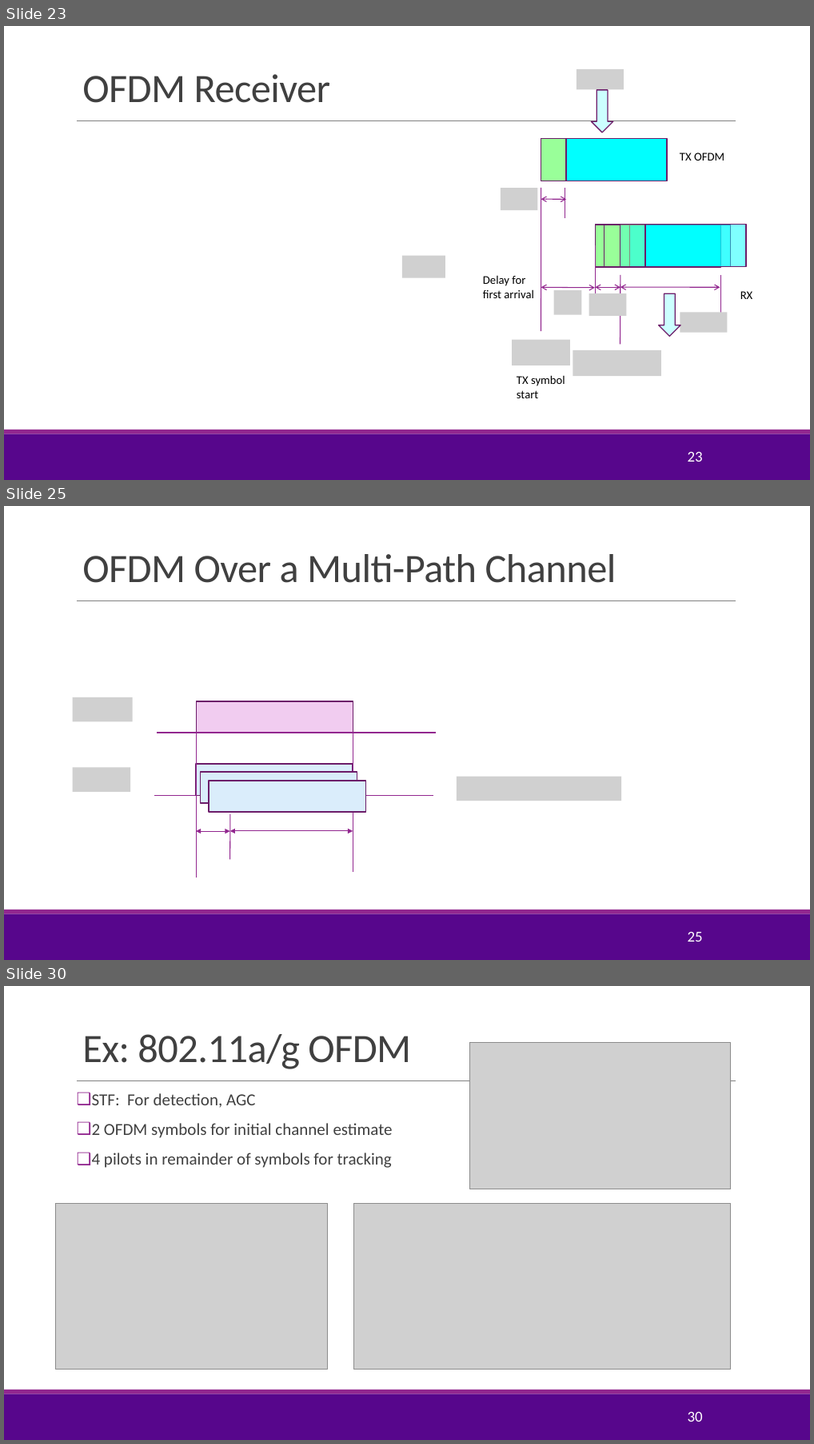
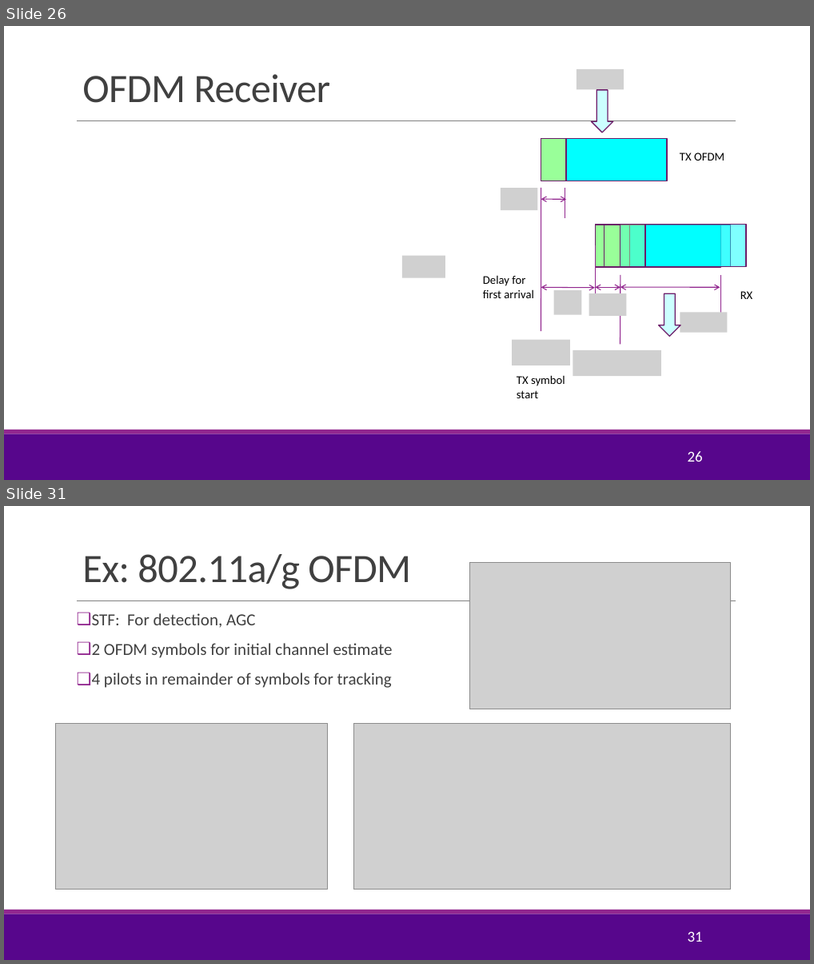
Before and after one commit to sdrangan/digitalcomm, a slide deck: Lectures/Unit08_Equalization.pptx. Shown one above the other, each under a label of ours: slides 23, 25 and 30 before the commit, slides 26 and 31 after it; the slides between them are not shown. The pictures are 814x1444 and 814x964 pixels, drawn with LibreOffice and Linux fonts; fonts in the diff are those of the drawing; grey boxes stand for pictures; background and template pictures are left out. Boxes give left, top, right and bottom in pixels: in the first picture for what was removed or moved away, otherwise in the second. Text is boxed around its words. In the diff, an @@ line names an element or a change of style, - is before the commit and + after.

```diff
--- a/Lectures/Unit08_Equalization.pptx
+++ b/Lectures/Unit08_Equalization.pptx
@@ slide 25 removed at <box>4,506,810,960</box>, background #FFFFFF; not listed: 3 template elements that a slide beside it also shows @@
@@ title removed at <box>82,554,617,583</box> @@
-OFDM Over a Multi-Path Channel
@@ picture removed at <box>72,697,132,721</box> @@
@@ rectangle removed at <box>196,701,354,733</box> @@
@@ line removed from (157, 732) to (437, 732) @@
@@ line removed from (196, 731) to (196, 877) @@
@@ line removed from (353, 731) to (353, 872) @@
@@ picture removed at <box>72,768,130,792</box> @@
@@ rectangle removed at <box>196,764,353,795</box> @@
@@ rectangle removed at <box>200,772,358,803</box> @@
@@ rectangle removed at <box>209,780,366,812</box> @@
@@ picture removed at <box>457,776,622,800</box> @@
@@ line removed from (154, 795) to (434, 795) @@
@@ line removed from (230, 814) to (230, 860) @@
@@ double arrow removed from (196, 831) to (230, 831) @@
@@ double arrow removed from (230, 831) to (353, 831) @@
@@ page number removed at <box>688,931,703,941</box> @@
-25
@@ what was slide 23 is now slide 26 @@
@@ page number at <box>688,451,703,461</box>: text changed @@
-23
+26
@@ what was slide 30 is now slide 31 @@
@@ page number at <box>688,931,703,941</box>: text changed @@
-30
+31
```
Also in this commit, not shown: 10 slides changed, 15 slides added, 4 other slides removed, 5 other files.
